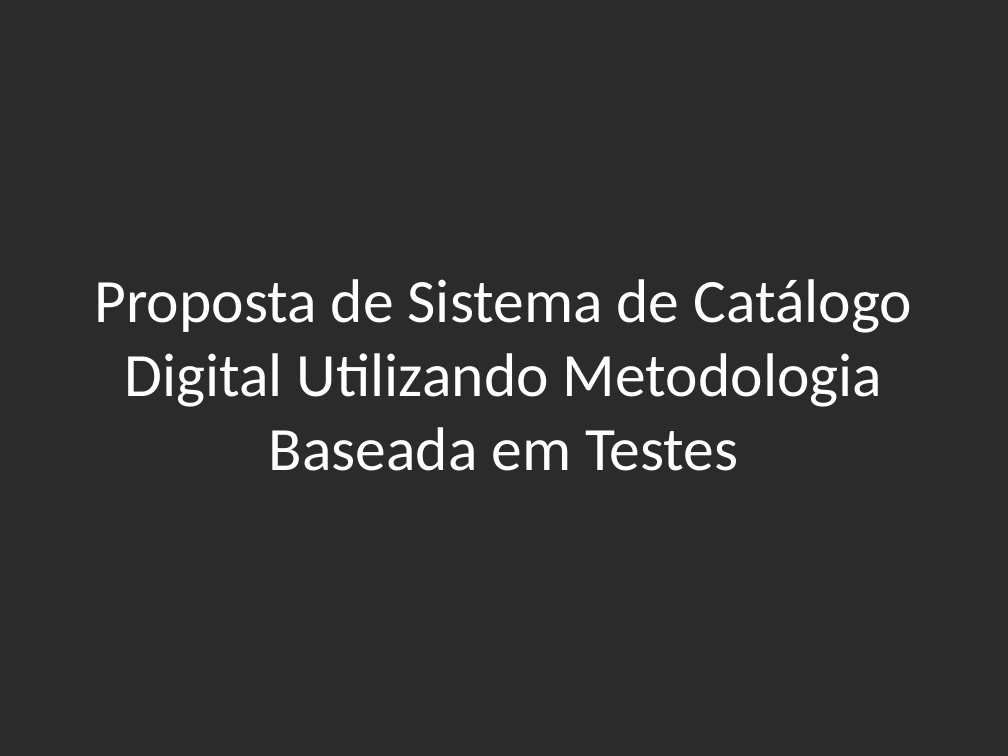
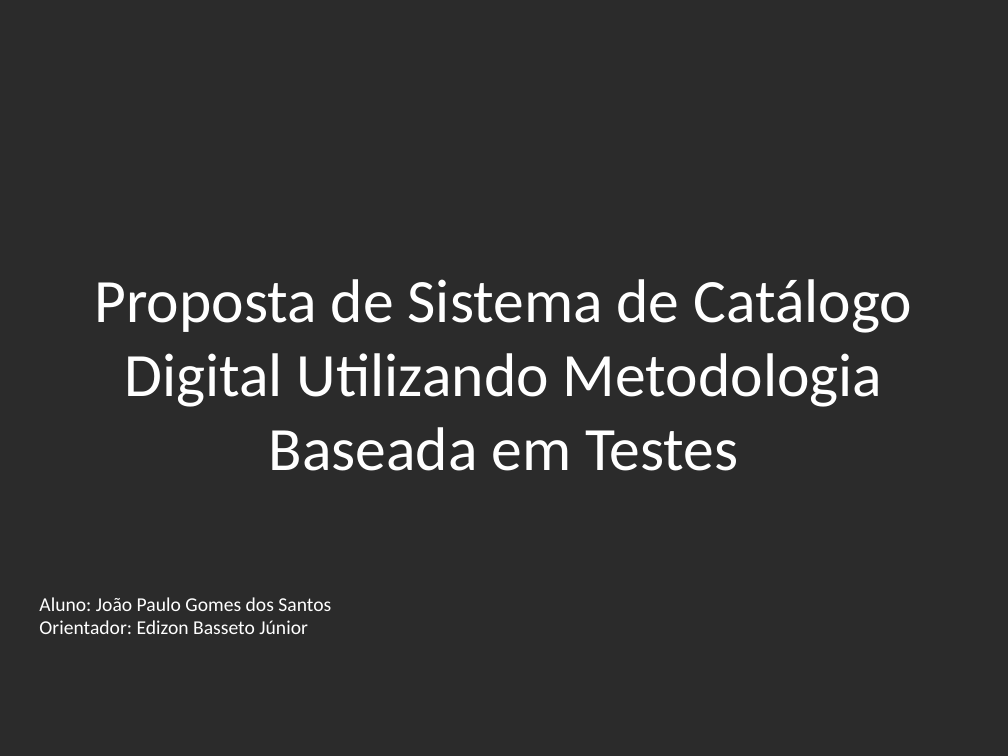
Before and after one commit to jpjcjbr/tccjp, a slide deck: slide 1 of Final/apresentacao tcc.pptx. Drawn at 1008x756 pixels with LibreOffice and Linux fonts; fonts in the diff are those of the drawing; background and template pictures are left out; a plain dark background stands for a picture behind light text. Boxes give left, top, right and bottom in pixels: in the first picture for what was removed or moved away, otherwise in the second. Text is boxed around its words. In the diff, an @@ line names an element or a change of style, - is before the commit and + after.

Commit message:
Revisao Slides

```diff
--- a/Final/apresentacao tcc.pptx
+++ b/Final/apresentacao tcc.pptx
@@ text added at (39, 597, 331, 634), 14 pt, text #FFFFFF @@
+Aluno: João Paulo Gomes dos Santos
+Orientador: Edizon Basseto Júnior
```
